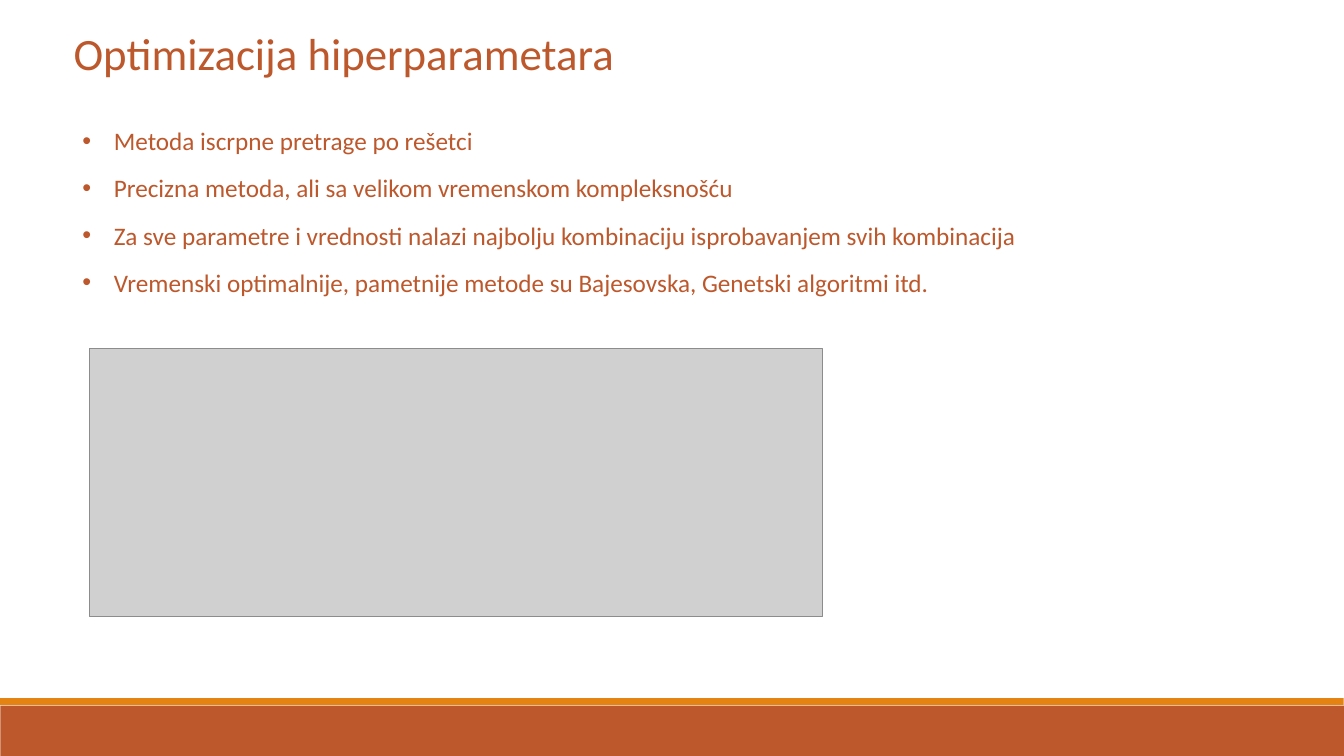
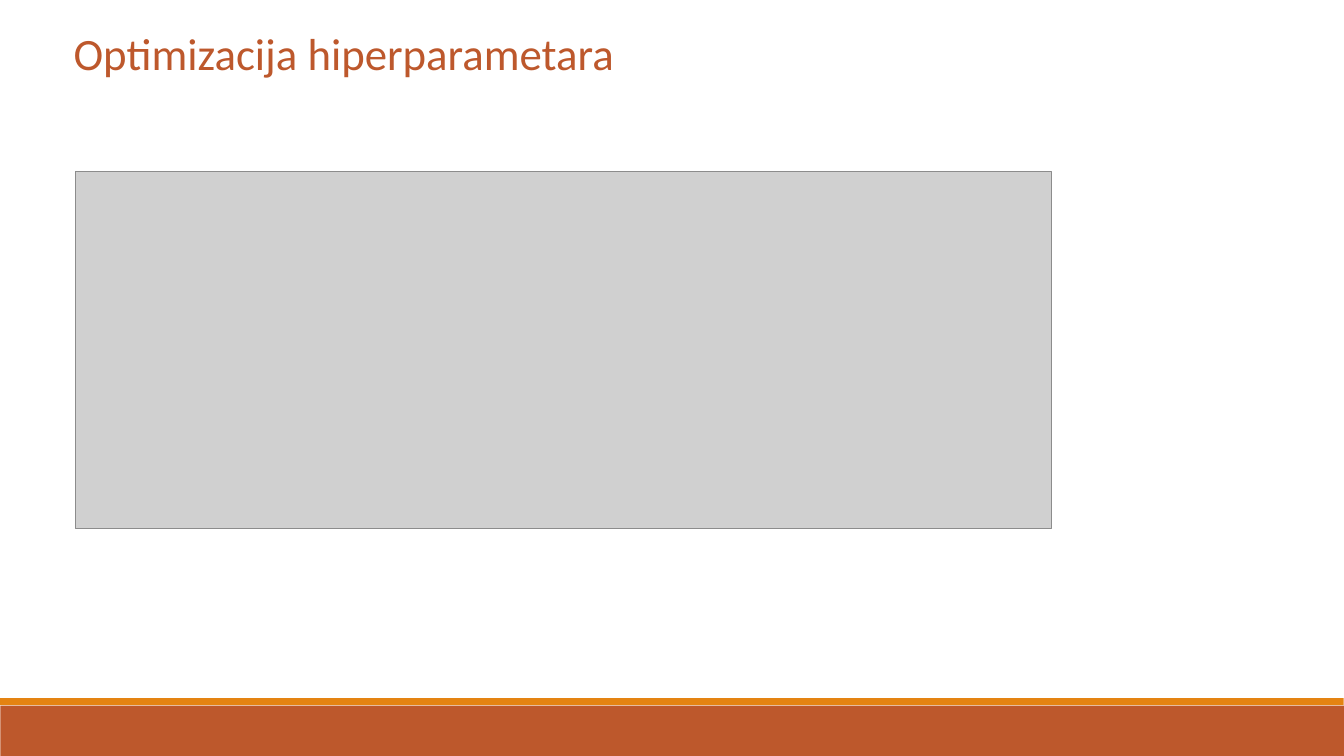
Before and after one commit to Toma1997/Credit-Risk-Prediction-in-Distribution-Network, a slide deck: slide 9 of docs/Prezentacija diplomskog rada.pptx. Drawn at 1344x756 pixels with LibreOffice and Linux fonts; fonts in the diff are those of the drawing; grey boxes stand for pictures. Boxes give left, top, right and bottom in pixels: in the first picture for what was removed or moved away, otherwise in the second. Text is boxed around its words. In the diff, an @@ line names an element or a change of style, - is before the commit and + after.

```diff
--- a/docs/Prezentacija diplomskog rada.pptx
+++ b/docs/Prezentacija diplomskog rada.pptx
@@ text removed at (x1=114, y1=132, x2=1015, y2=297) @@
-• Metoda iscrpne pretrage po rešetci
-• Precizna metoda, ali sa velikom vremenskom kompleksnošću
-• Za sve parametre i vrednosti nalazi najbolju kombinaciju isprobavanjem svih kombinacija
-• Vremenski optimalnije, pametnije metode su Bajesovska, Genetski algoritmi itd.
@@ picture resized from (x1=90, y1=349, x2=823, y2=617) to (x1=75, y1=171, x2=1052, y2=528) @@
```
Also in this commit, not shown: 4 other slides changed.
